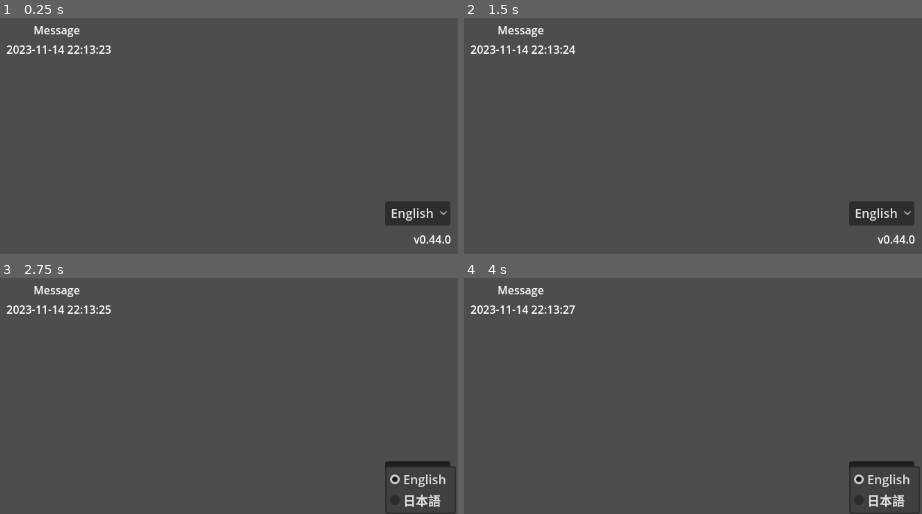
Above: before the commit, frames 1-4 (two rows, left to right).
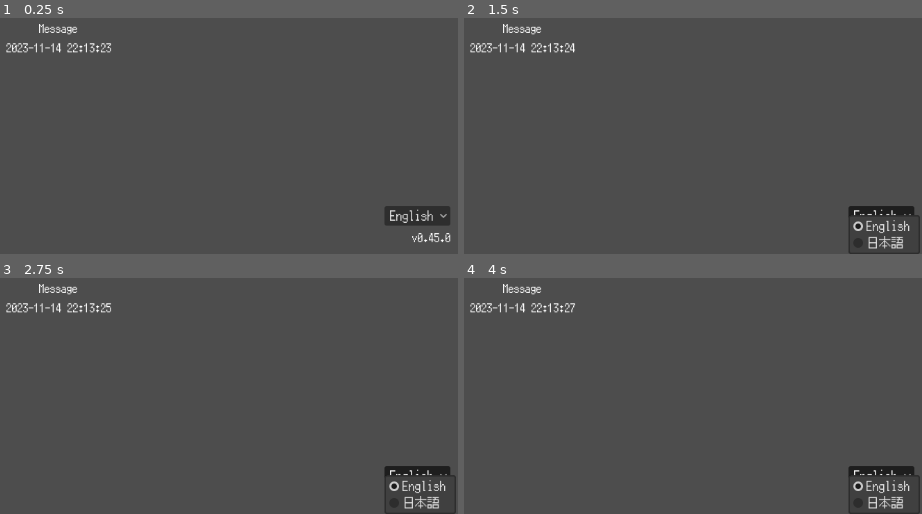
Above: after the commit, the same moments.

Repository: joshuafolkken/godot-project-template
Game: Godot game, scene res://scenes/main.tscn
The game is run twice, just before and just after one commit, with the same random seed, the same clock (stepped at 60 frames per second) and the same inputs.
Inputs:
- Up to frame 1 (0.25 s): no input
- Up to frame 2 (1.5 s): click "English" at 0.5 s; click "English" at 1.25 s
- Up to frame 3 (2.75 s): click "English" at 2 s
- Up to frame 4 (4 s): tap Enter at 2.75 s; tap Space at 3.5 s

The runs differ from the first frame. In frame 1, 1.7% of the frame differs, in the area x 1-99%, y 2-96%; in frame 2, 2.2%; in frame 3, 2.4%, in the area x 1-100%, y 2-98%; in frame 4, 2.4%.

Commit message:
font #100

Diff:
--- a/project.godot
+++ b/project.godot
@@ -11,7 +11,7 @@
 [application]
 
 config/name="New Game Project"
-config/version="0.44.0"
+config/version="0.45.0"
 run/main_scene="uid://djcdy0d718ei3"
 config/features=PackedStringArray("4.4", "Forward Plus")
 config/icon="res://icon.svg"
@@ -32,6 +32,10 @@
 
 enabled=PackedStringArray("res://addons/gdUnit4/plugin.cfg")
 
+[gui]
+
+theme/custom_font="uid://d0luqrsi4o1lw"
+
 [internationalization]
 
 locale/translations=PackedStringArray("res://locale/en.po", "res://locale/ja.po")
--- a/scenes/main.tscn
+++ b/scenes/main.tscn
@@ -33,6 +33,7 @@
 grow_horizontal = 2
 grow_vertical = 2
 text = "MESSAGE"
+horizontal_alignment = 1
 
 [node name="DateTimeLabel" type="Label" parent="."]
 anchors_preset = 8
@@ -47,6 +48,7 @@
 grow_horizontal = 2
 grow_vertical = 2
 text = "DateTime"
+horizontal_alignment = 1
 
 [node name="LanguageButton" type="OptionButton" parent="."]
 anchors_preset = 3
Binary file added: assets/fonts/PixelMplus12-Regular.ttf
Not shown, added: assets/fonts/PixelMplus12-Regular.ttf.import
